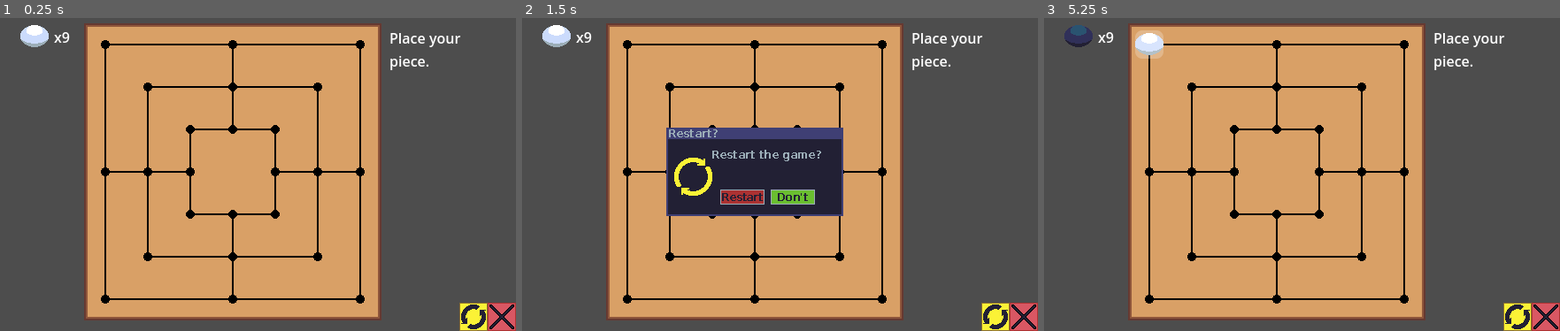
Above: before the commit, frames 1-3 (left to right).
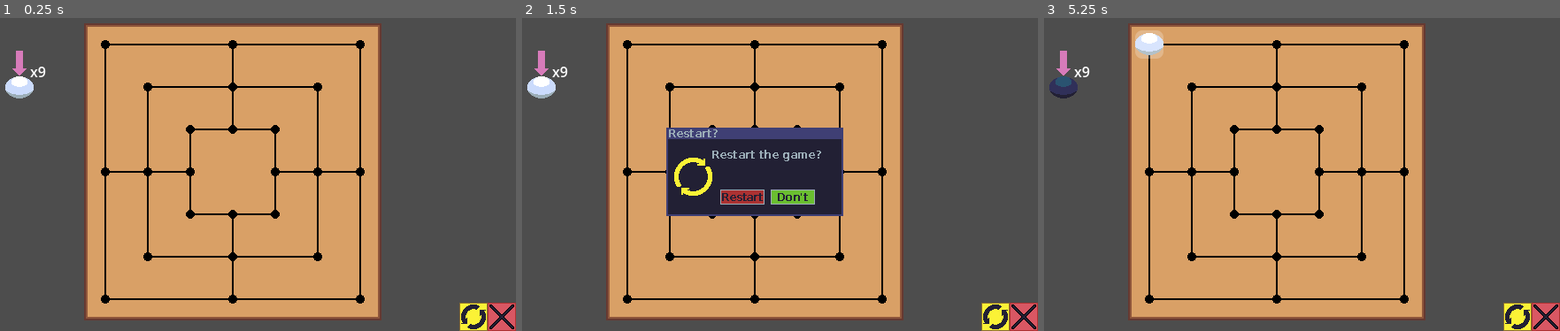
Above: after the commit, the same moments.

Repository: seamuskills/Mens-morris
Game: Godot game, scene res://main.tscn
The game is run twice, just before and just after one commit, with the same random seed, the same clock (stepped at 60 frames per second) and the same inputs. Sound files missing from this copy of the repository are replaced by a short silence.
Inputs (mouse positions are in pixels of both pictures, inside the frame that each line leads up to):
- Up to frame 1 (0.25 s): no input
- Up to frame 2 (1.5 s): click (996, 315) at 0.5 s; click (996, 315) at 1.25 s
- Up to frame 3 (5.25 s): click (1518, 315) at 2 s; click (1265, 196) at 2.77 s; click (1265, 196) at 3.52 s; click (1265, 196) at 4.25 s; click (1147, 43) at 5.02 s

The runs differ from the first frame. In frame 1, 1.2% of the frame differs, in the area x 1-90%, y 2-26%; in frame 2, 1.2%; in frame 3, 1.2%.

Commit message:
instructions replaced with icons

Diff:
--- a/board.gd
+++ b/board.gd
@@ -8,7 +8,16 @@
 var winWindow = preload("res://win_window.tscn")
 var winBlack = load("res://sprites/win_dialogue/blackWins.png")
 var winWhite = load("res://sprites/win_dialogue/whiteWins.png")
-@onready var instructions = $Instructions
+var turnIcons = [
+	load("res://sprites/sideIcons/place_black.png"),
+	load("res://sprites/sideIcons/place_white.png"),
+	load("res://sprites/sideIcons/replace_black.png"),
+	load("res://sprites/sideIcons/replace_white.png"),
+	load("res://sprites/sideIcons/move_black.png"),
+	load("res://sprites/sideIcons/move_white.png"),
+	load("res://sprites/sideIcons/destroy_black.png"),
+	load("res://sprites/sideIcons/destroy_white.png")
+]
 @onready var soundPlayer = $AudioStreamPlayer2D
 var placeSound = load("res://sounds/place.wav")
 var breakSound = load("res://sounds/destroy.wav")
@@ -51,8 +60,8 @@
 		boardSprites[i].add_child(hitbox)
 
 func _process(delta: float) -> void:
-	turnui.texture = whiteTexture if turn else blackTexture
 	turnui.get_child(0).text = "x" + str(reserve[int(turn)])
+	turnui.get_child(0).visible = reserve[int(turn)] > 0
 
 	if reserve[0] + placed[0] == 0 or reserve[1] + placed[1] == 0:
 		var window = winWindow.instantiate()
@@ -62,13 +71,13 @@
 			window.get_node("Base").texture = winWhite
 
 
-	instructions.text = "Place your piece."
+	turnui.texture = turnIcons[int(turn)]
 	if moving:
-		instructions.text = "Select adjecent position to move to.\nSelect original position to cancel."
+		turnui.texture = turnIcons[2 + int(turn)]
 	elif removing:
-		instructions.text = "Select enemy piece to remove.\n\nPieces in mills can only be removed if they are the last ones left."
+		turnui.texture = turnIcons[6 + int(turn)]
 	elif reserve[int(turn)] == 0:
-		instructions.text = "Move an existing piece."
+		turnui.texture = turnIcons[4 + int(turn)]
 
 func updateSprites() -> void:
 	for position in range(24):
--- a/game_manager.tscn
+++ b/game_manager.tscn
@@ -6,6 +6,7 @@
 [ext_resource type="Script" path="res://quit_button.gd" id="5_50585"]
 [ext_resource type="Texture2D" uid="uid://bli4vlqv1lckl" path="res://sprites/restart.png" id="6_6q3h6"]
 [ext_resource type="Script" path="res://restart_button.gd" id="7_beywn"]
+[ext_resource type="Texture2D" uid="uid://0jrmxns1hj00" path="res://sprites/sideIcons/place_white.png" id="8_i7icw"]
 [ext_resource type="Texture2D" uid="uid://d3qwy1ck3qwbf" path="res://sprites/stone_black.png" id="8_no06f"]
 
 [sub_resource type="StyleBoxEmpty" id="StyleBoxEmpty_wl7lk"]
@@ -35,14 +36,6 @@
 [node name="Board" type="Sprite2D" parent="."]
 texture = ExtResource("1_lkcef")
 script = ExtResource("2_nkvpj")
-
-[node name="Instructions" type="Label" parent="Board"]
-offset_left = 177.0
-offset_top = -163.0
-offset_right = 303.0
-offset_bottom = -140.0
-text = "Select enemy piece to remove"
-autowrap_mode = 2
 
 [node name="0" type="Sprite2D" parent="Board"]
 position = Vector2(-144, -144)
@@ -197,8 +190,8 @@
 script = ExtResource("7_beywn")
 
 [node name="turn" type="Sprite2D" parent="."]
-position = Vector2(-224, -153)
-texture = ExtResource("8_no06f")
+position = Vector2(-241, -114)
+texture = ExtResource("8_i7icw")
 
 [node name="reserveCount" type="Label" parent="turn"]
 anchors_preset = 8
@@ -206,14 +199,15 @@
 anchor_top = 0.5
 anchor_right = 0.5
 anchor_bottom = 0.5
-offset_left = -16.0
-offset_top = -27.5
-offset_right = 24.0
-offset_bottom = -4.5
+offset_left = -42.0
+offset_top = -43.0
+offset_right = -2.0
+offset_bottom = -20.0
 grow_horizontal = 2
 grow_vertical = 2
 text = "x9"
 horizontal_alignment = 2
+metadata/_edit_use_anchors_ = true
 
 [connection signal="finished" from="Board/AudioStreamPlayer2D" to="Board" method="_on_audio_stream_player_2d_finished"]
 [connection signal="pressed" from="QuitButton" to="QuitButton" method="_on_pressed"]
Not shown: 1 places in game_manager.tscn that only renumber resources
Binary file added: sprites/sideIcons/destroy_black.png
Not shown, added: sprites/sideIcons/destroy_black.png.import
Binary file added: sprites/sideIcons/destroy_white.png
Not shown, added: sprites/sideIcons/destroy_white.png.import
Binary file added: sprites/sideIcons/move_black.png
Not shown, added: sprites/sideIcons/move_black.png.import
Binary file added: sprites/sideIcons/move_white.png
Not shown, added: sprites/sideIcons/move_white.png.import
Binary file added: sprites/sideIcons/place_black.png
Not shown, added: sprites/sideIcons/place_black.png.import
Binary file added: sprites/sideIcons/place_white.png
(and 5 more such lines)
